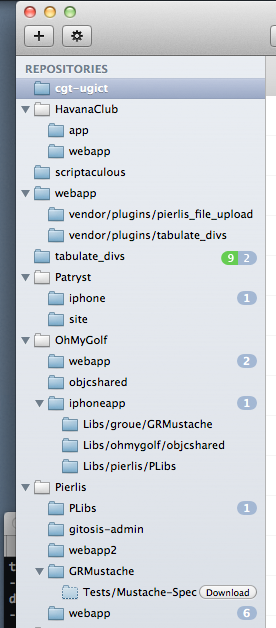
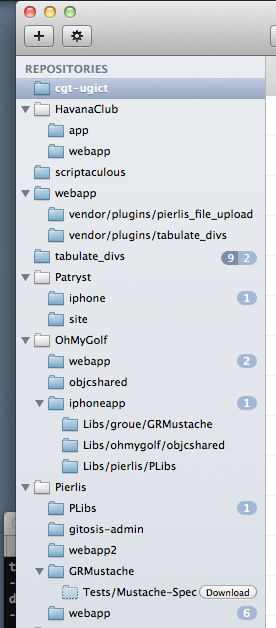
Before/after of a 276x628 layered artwork. What changed in the layer stack:
painted on "Shape 1 copy" over (221, 251, 238, 265)
